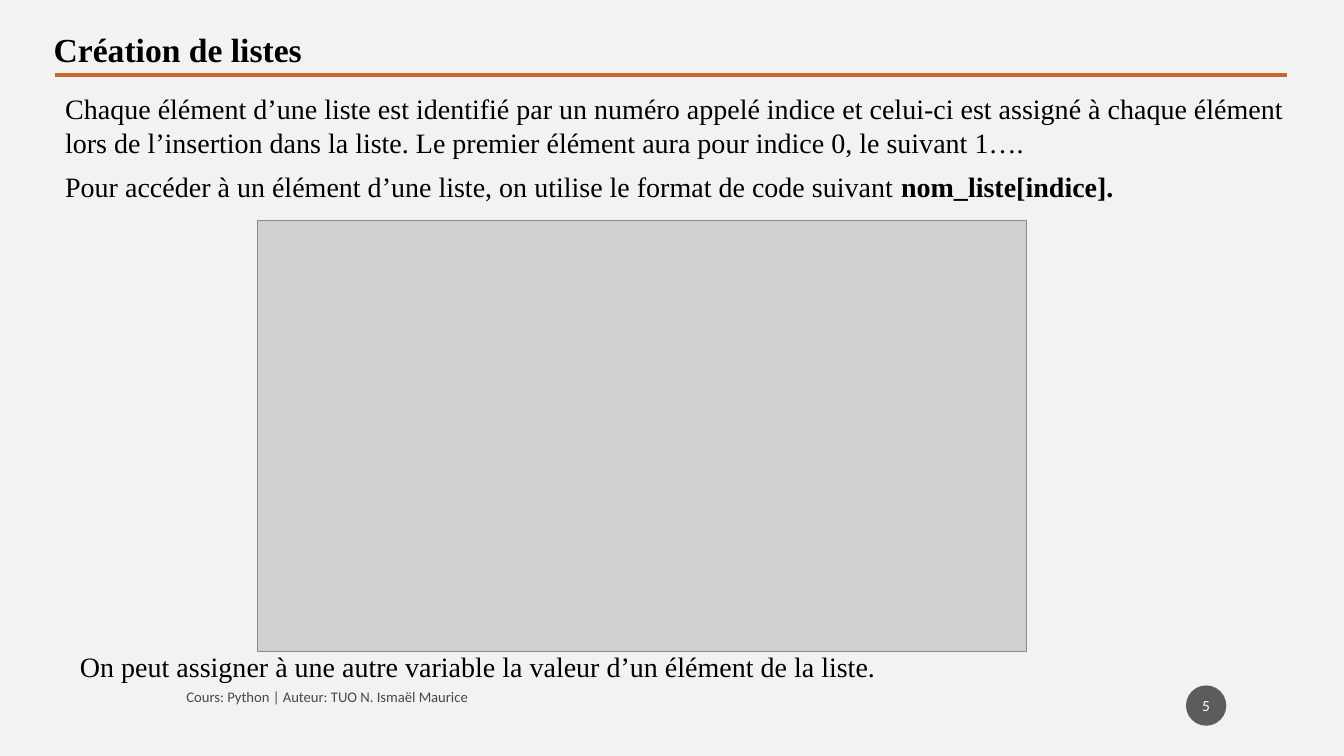
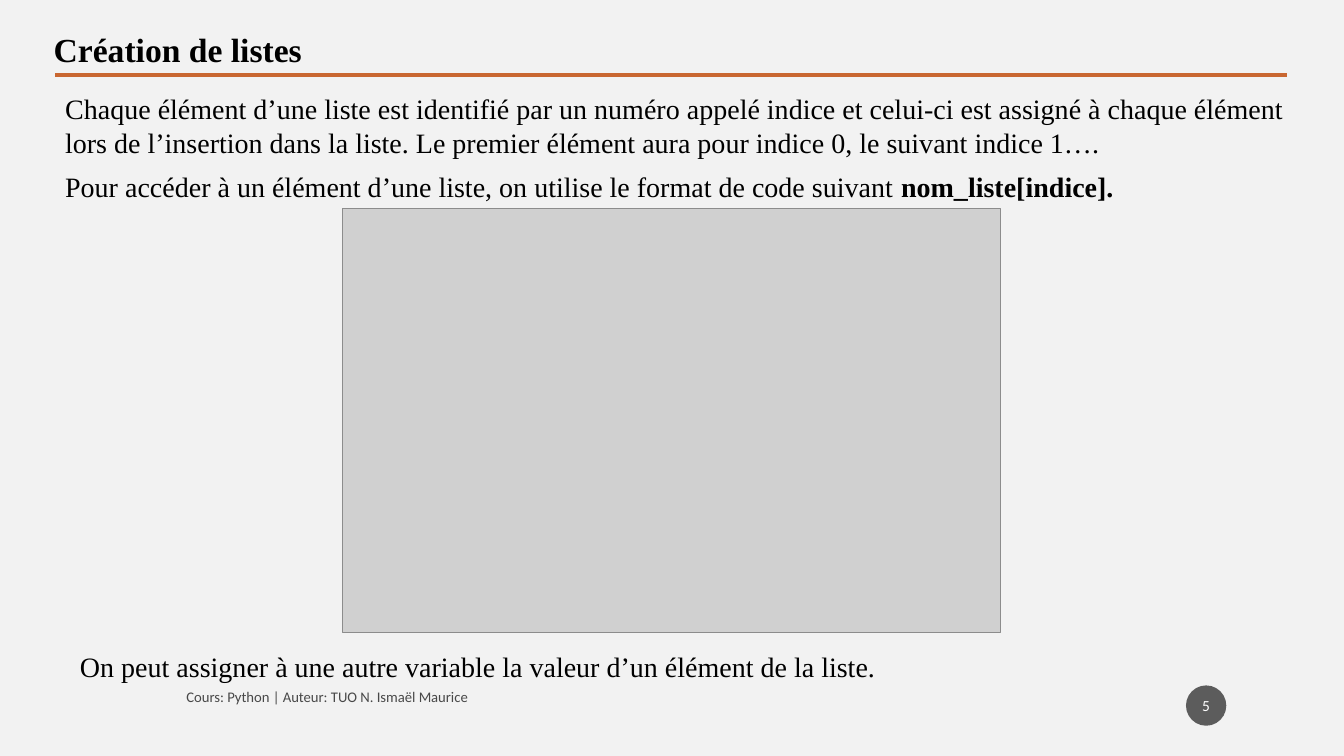
Before and after one commit to tisma95/cours-python, a slide deck: slide 5 of source/Chapitre 9 - Les listes.pptx. Drawn at 1344x756 pixels with LibreOffice and Linux fonts; fonts in the diff are those of the drawing; grey boxes stand for pictures. Boxes give left, top, right and bottom in pixels: in the first picture for what was removed or moved away, otherwise in the second. Text is boxed around its words. In the diff, an @@ line names an element or a change of style, - is before the commit and + after.

Commit message:
Feat (chp9): Chapitre sur les listes
Suites et exercices

```diff
--- a/source/Chapitre 9 - Les listes.pptx
+++ b/source/Chapitre 9 - Les listes.pptx
@@ text at bbox=[65, 99, 1283, 158]: text changed @@
-Chaque élément d’une liste est identifié par un numéro appelé indice et celui-ci est assigné à chaque élément lors de l’insertion dans la liste. Le premier élément aura pour indice 0, le suivant 1….
+Chaque élément d’une liste est identifié par un numéro appelé indice et celui-ci est assigné à chaque élément lors de l’insertion dans la liste. Le premier élément aura pour indice 0, le suivant indice 1….
@@ picture: place and size @@
-picture at bbox=[258, 221, 1026, 651]
+picture at bbox=[343, 209, 1000, 632]
```
Also in this commit, not shown: 16 other slides changed, 3 slides added, 2 slides removed, 3 other files.
